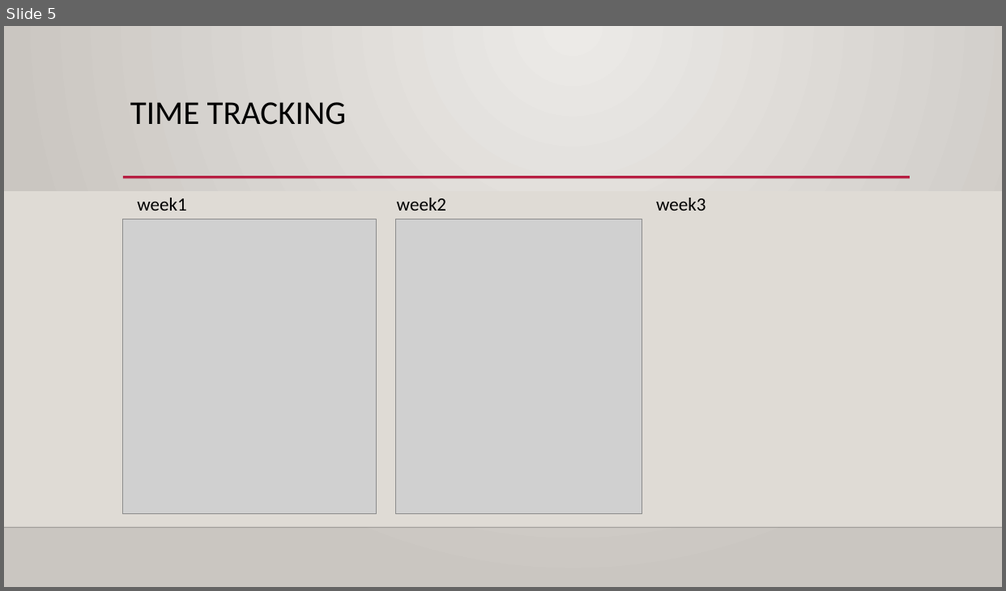
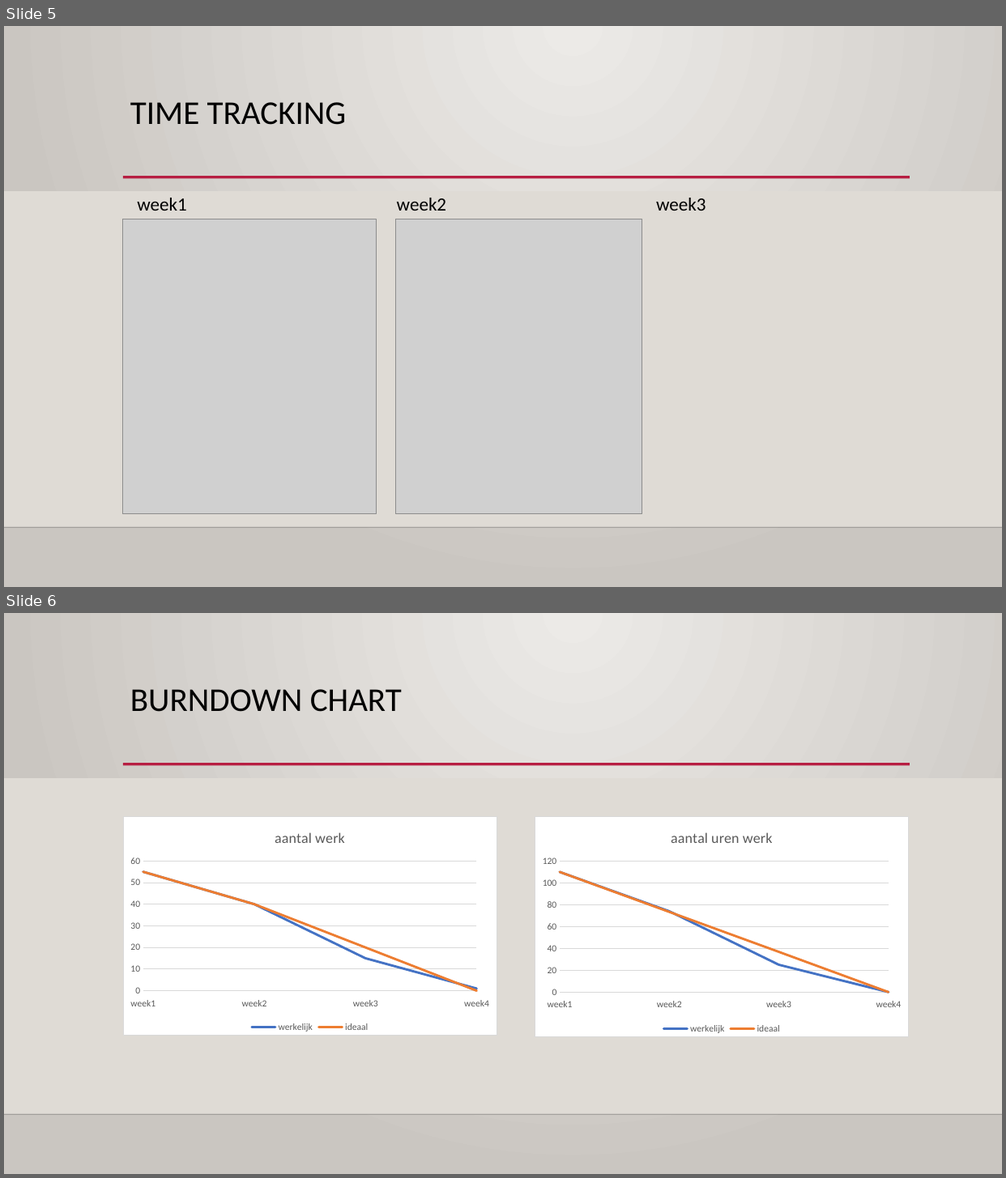
Before and after one commit to WoutDemeyere/Team-Project-TiktEm, a slide deck: documentatie/eindpresentatie.odp. Shown one above the other, each under a label of ours: slide 5 before the commit, slides 5 and 6 after it. The pictures are 1006x591 and 1006x1178 pixels, drawn with LibreOffice and Linux fonts; fonts in the diff are those of the drawing; grey boxes stand for pictures; background and template pictures are left out. Boxes give left, top, right and bottom in pixels: in the first picture for what was removed or moved away, otherwise in the second. Text is boxed around its words. In the diff, an @@ line names an element or a change of style, - is before the commit and + after.

Commit message:
adding burndown chart

```diff
--- a/documentatie/eindpresentatie.odp
+++ b/documentatie/eindpresentatie.odp
@@ slide 6 added at bbox=[4, 613, 1002, 1174], background gradient #ECEAE7 to #CAC6C1; not listed: 3 template elements that a slide beside it also shows @@
@@ title added at bbox=[130, 689, 402, 712], 32 pt, text #000000 @@
+BURNDOWN CHART
@@ line chart added at bbox=[123, 815, 497, 1036] @@
+title "aantal werk"
+categories: week1, week2, week3, week4
+werkelijk: 55, 40, 15, 1
+ideaal: 55, 40, 20, 0
@@ line chart added at bbox=[535, 815, 909, 1037] @@
+title "aantal uren werk"
+categories: week1, week2, week3, week4
+werkelijk: 110, 74, 25, 0
+ideaal: 110, 73, 37, 0
```
Also in this commit, not shown: 1 slide changed.
